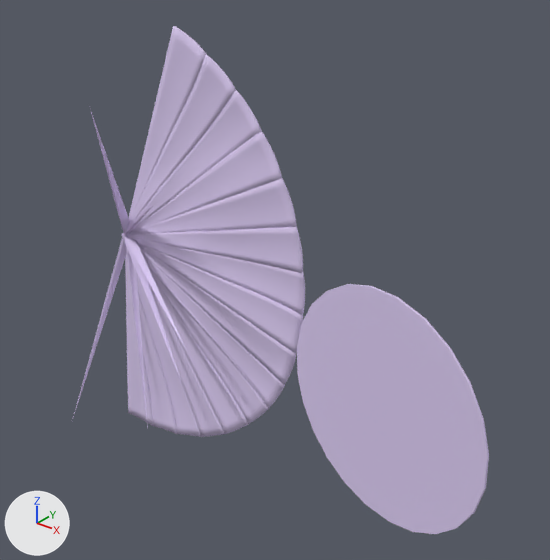
Before and after pictures for a commit that changed the glTF model static/gltf/27-1.gltf.
Both versions are drawn from a camera (50 mm lens) standing at (7.24, -4.43, 5.17) and looking at (2.88, 1.02, 1.79). Arrows for +X, +Y and +Z are at lower left; the lights stay in place. Where no turn or scale is listed for an object, it has been applied to the vertices. Vertices at the same position are counted once.

Objects in the first picture: '未命名', '未命名.001', '未命名.002', '未命名.003', '未命名.004', '未命名.005', '未命名.006', '未命名.007', '未命名.008', '未命名.009', '未命名.010', '未命名.011', '未命名.012', '未命名.013', '未命名.014', '未命名.015', '未命名.016'.
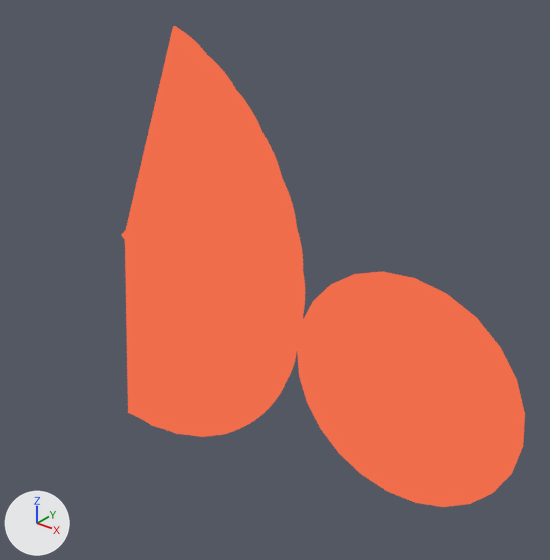
ob_side2 is not drawn itself; it is the parent of ob_未命名_016.

Location of each change, (x1, y1, x2, y2) in pixels of the pictures (550 x 560 px; the box of a moved part takes in the faces that stretch with it):
'未命名.016', recoloured, turned: before (297, 284, 489, 534); after (297, 272, 525, 507)
'未命名.015', recoloured, reshaped (30% narrower): before (89, 26, 207, 233); after (125, 26, 207, 232)
'未命名.012', recoloured: (124, 132, 282, 236) in both
'未命名.008', recoloured: (123, 234, 303, 353) in both
'未命名.011', recoloured: (122, 178, 297, 234) in both
'未命名.014', recoloured: (126, 55, 236, 232) in both
'未命名.013', recoloured: (126, 90, 262, 234) in both
'未命名.010', recoloured: (125, 226, 303, 273) in both
'未命名.007', recoloured: (121, 234, 297, 385) in both
'未命名.009', recoloured: (123, 233, 305, 315) in both
'未命名.004', recoloured: (122, 235, 248, 434) in both
'未命名', recoloured, reshaped (grey to orange, 63% narrower): before (73, 232, 153, 426); after (124, 232, 153, 426)
'未命名.006', recoloured: (130, 244, 285, 408) in both
'未命名.005', recoloured: (130, 240, 270, 424) in both
'未命名.003', recoloured: (130, 248, 225, 437) in both
'未命名.002', recoloured: (124, 231, 201, 437) in both
'未命名.001', recoloured: (124, 239, 177, 434) in both
part 1 of me_side1_015, moved or reshaped (not visible afterwards): before (89, 106, 129, 233)
part 2 of me_side1_012, moved or reshaped (not visible afterwards): before (124, 207, 152, 236)
part 3 of me_side1, moved or reshaped: before (73, 232, 127, 417); after (124, 232, 133, 249)

Edits to the bpy script that builds the scene:
```text
Change mat_coloreffectr184g155b229_material:
    remove # nodes: BsdfPrincipled, OutputMaterial
    remove # colours: white #ddcdf3
    nodes: BsdfTransparent, Emission, LightPath, MixShader x2, OutputMaterial
    colours: orange #f06d4b
Change me_side1_015:
    used by ob_未命名_015; location = (1.27, 0.17, 3.49)
    remove me_side1_015.from_pydata(...)  # 345 vertices, 690 faces; spans x -1.06..0.51, y 0.0..1.17, z -2.01..0.61
    add me_side1_015.from_pydata(...)  # 346 vertices, 690 faces; spans x -1.06..0.51, y 1.11..1.17, z -2.01..0.61
    me_side1_015 part 1
    1 vertex is removed from x 0.0, y 0.0, z 0.0
    11 faces are deleted
    2 vertices are added at (-1.04, 1.15, -1.98), (-1.04, 1.14, -2.01)
    11 new faces join them
Change me_side1_012:
    used by ob_未命名_012; location = (2.13, 0.16, 2.7)
    remove me_side1_012.from_pydata(...)  # 345 vertices, 690 faces; spans x -1.93..0.62, y 0.0..1.17, z -1.22..0.5
    add me_side1_012.from_pydata(...)  # 346 vertices, 690 faces; spans x -1.93..0.62, y 1.11..1.17, z -1.22..0.5
    me_side1_012 part 2
    1 vertex is removed from x 0.0, y 0.0, z 0.0
    28 faces are deleted
    2 vertices are added at (-1.93, 1.17, -1.22), (-1.85, 1.14, -1.15)
    28 new faces join them
Change me_side1:
    used by ob_未命名; location = (0.25, 0.16, -0.71)
    remove me_side1.from_pydata(...)  # 345 vertices, 690 faces; spans x -0.26..0.26, y 0.0..1.17, z -0.57..2.27
    add me_side1.from_pydata(...)  # 346 vertices, 690 faces; spans x -0.26..0.26, y 1.11..1.17, z -0.57..2.27
    me_side1 part 3
    1 vertex is removed from x 0.0, y 0.0, z 0.0
    28 faces are deleted
    2 vertices are added at (0.0, 1.14, 2.26), (0.17, 1.14, 2.12)
    28 new faces join them
Change ob_side2:
    ob_side2.rotation_euler: (-0.21, 1.814, 1.11) -> (-0.225, 2.052, 1.112)  # degrees (-12, 104, 64) -> degrees (-13, 118, 64)
```
